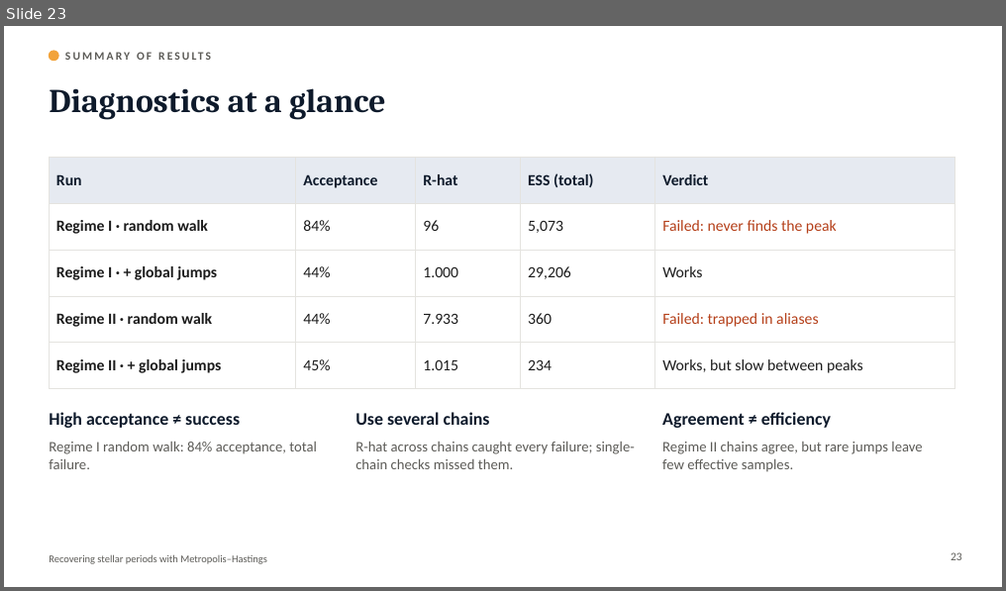
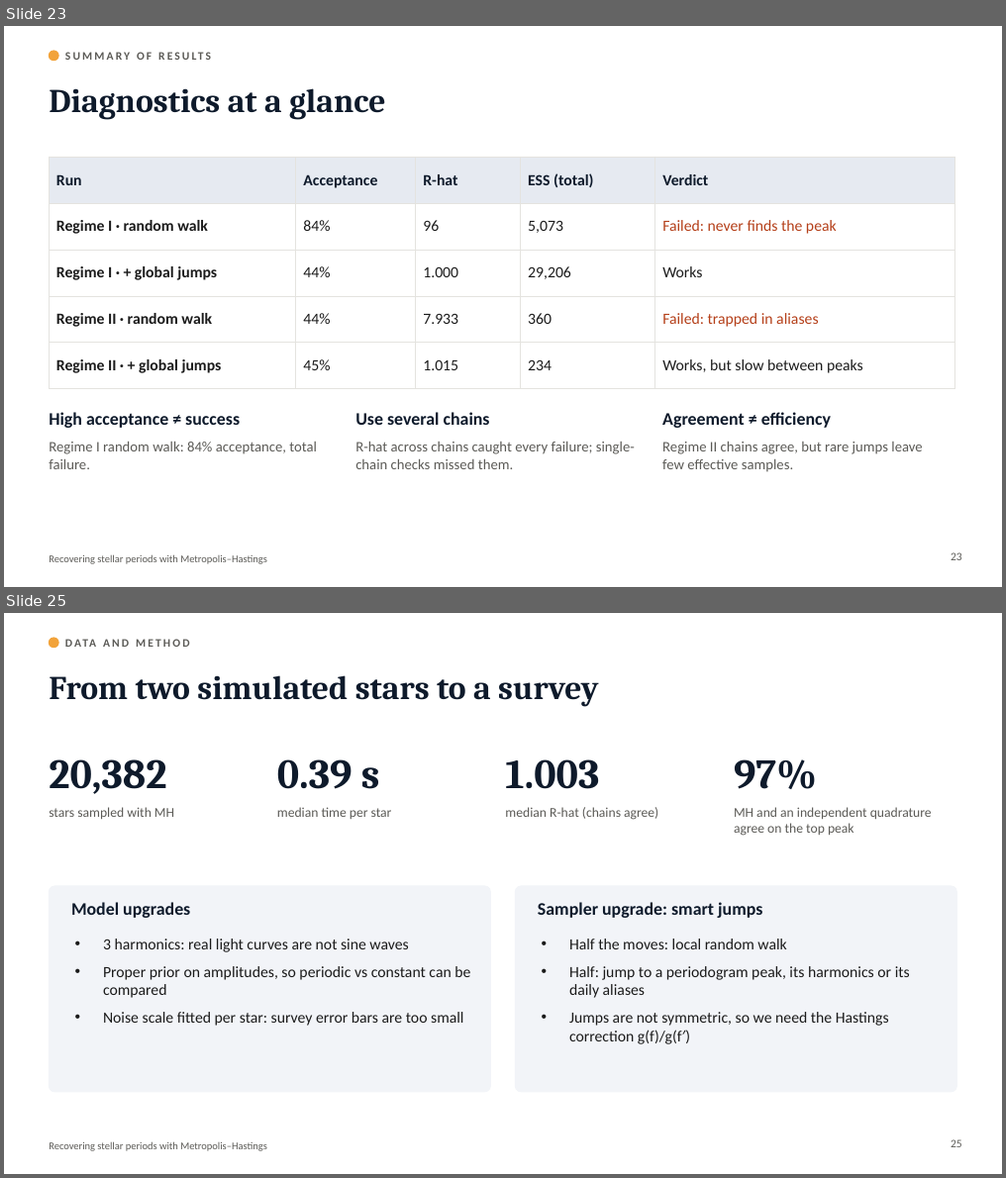
Before and after one commit to cognitogramma/StarSearch-, a slide deck: slides/Stellar_Periods_MH.pptx. Shown one above the other, each under a label of ours: slide 23 before the commit, slides 23 and 25 after it; the slides between them are not shown. The pictures are 1006x591 and 1006x1178 pixels, drawn with LibreOffice and Linux fonts; fonts in the diff are those of the drawing. Boxes give left, top, right and bottom in pixels: in the first picture for what was removed or moved away, otherwise in the second. Text is boxed around its words. In the diff, an @@ line names an element or a change of style, - is before the commit and + after.

```diff
--- a/slides/Stellar_Periods_MH.pptx
+++ b/slides/Stellar_Periods_MH.pptx
@@ slide 25 added at [4, 613, 1002, 1174], background #FFFFFF; not listed: 1 template element that a slide beside it also shows @@
@@ ellipse added at [49, 638, 58, 648], fill #F2A33A, outline #F2A33A 1 pt @@
@@ text added at [65, 631, 664, 654], 11 pt, text #5C5B57, bold @@
+DATA AND METHOD
@@ title added at [49, 675, 598, 707], 32 pt, text #0E1A2B, bold @@
+From two simulated stars to a survey
@@ text added at [49, 760, 166, 794], 40 pt, text #0E1A2B, bold @@
+20,382
@@ text added at [277, 760, 380, 789], 40 pt, text #0E1A2B, bold @@
+0.39 s
@@ text added at [505, 760, 599, 789], 40 pt, text #0E1A2B, bold @@
+1.003
@@ text added at [734, 760, 817, 789], 40 pt, text #0E1A2B, bold @@
+97%
@@ text added at [49, 807, 174, 819], 13 pt, text #5C5B57 @@
+stars sampled with MH
@@ text added at [277, 807, 392, 819], 13 pt, text #5C5B57 @@
+median time per star
@@ text added at [505, 807, 658, 820], 13 pt, text #5C5B57 @@
+median R-hat (chains agree)
@@ text added at [734, 807, 932, 836], 13 pt, text #5C5B57 @@
+MH and an independent quadrature agree on the top peak
@@ rounded rectangle added at [49, 886, 491, 1092], fill #F2F4F8, outline #F2F4F8 1 pt @@
@@ text added at [71, 902, 190, 918], 17 pt, text #0E1A2B, bold @@
+Model upgrades
@@ rounded rectangle added at [515, 886, 957, 1092], fill #F2F4F8, outline #F2F4F8 1 pt @@
@@ text added at [538, 902, 762, 918], 17 pt, text #0E1A2B, bold @@
+Sampler upgrade: smart jumps
@@ text added at [103, 939, 470, 1026], 15 pt, text #1B1B1B @@
+• 3 harmonics: real light curves are not sine waves
+• Proper prior on amplitudes, so periodic vs constant can be compared
+• Noise scale fitted per star: survey error bars are too small
@@ text added at [569, 939, 910, 1045], 15 pt, text #1B1B1B @@
+• Half the moves: local random walk
+• Half: jump to a periodogram peak, its harmonics or its daily aliases
+• Jumps are not symmetric, so we need the Hastings correction g(f)/g(f′)
@@ page number added at [950, 1140, 962, 1148], 11 pt, text #5C5B57 @@
+25
```
Also in this commit, not shown: 4 other slides added, 9 other files.
